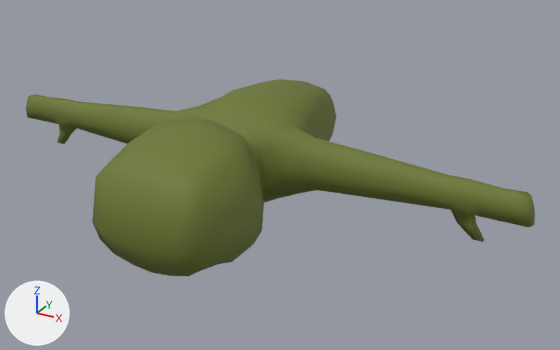
An edit to the FBX model The-Following/Assets/Models/CharacterNr4 (2ndarmadded)/Animations_Zombie2ndArm.fbx, drawn before and after from the same camera.
The view is the same before and after, from a camera (50 mm lens) standing at (2.37, -4.37, 2.98) and looking at (0.25, -0.53, 1.06). Every picture has the same lights, and +X, +Y and +Z are marked at lower left. Where no turn or scale is listed for an object, it has been applied to the vertices.

Names of what the first picture shows: 'Character'.
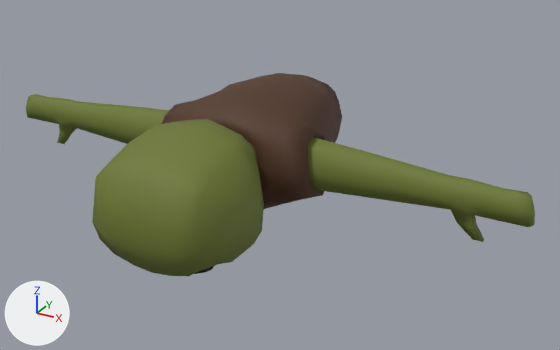
The newer file is also rescaled (x0.732), turned or shifted as a whole; pictures and numbers use the older file's frame.

Where the change shows, as pixel boxes (x1, y1, x2, y2) in the pictures (560 x 350 px):
'Character', reshaped: before (26, 79, 535, 276); after (26, 73, 535, 276)
part 1 of me_plane, added (brown): after (162, 73, 342, 209)

Patch to the scene script:
```diff
--- a/The-Following/Assets/Models/CharacterNr4 (2ndarmadded)/Animations_Zombie2ndArm.fbx.py
+++ b/The-Following/Assets/Models/CharacterNr4 (2ndarmadded)/Animations_Zombie2ndArm.fbx.py
@@ img_cm_shirt_png @@
+img_cm_shirt_png = load_image('CM_Shirt.png', 'Materials/CM_Shirt.png', 1024, 1024, 'sRGB')
@@ mat_shirt @@
+mat_shirt = principled_material('Shirt')
+mat_shirt.texture = img_cm_shirt_png
+mat_shirt.roughness = 0.69
@@ me_plane @@
 # used by ob_character; location = (0.0, -0.471, 1.001)
-me_plane.from_pydata(...)  # 479 vertices, 470 faces; spans x -1.79..1.79, y -1.12..0.76, z -0.38..0.5
+me_plane.from_pydata(...)  # 803 vertices, 784 faces; spans x -1.79..1.79, y -1.12..0.76, z -0.38..0.54
+# me_plane part 1: a new loose piece of 196 vertices spanning x -0.55..0.55, y -0.3..0.73, z -0.23..0.54, in mat_shirt (picture img_cm_shirt_png)
 me_plane.materials.append(mat_material)
+me_plane.materials.append(mat_shirt)  # picture img_cm_shirt_png
```
